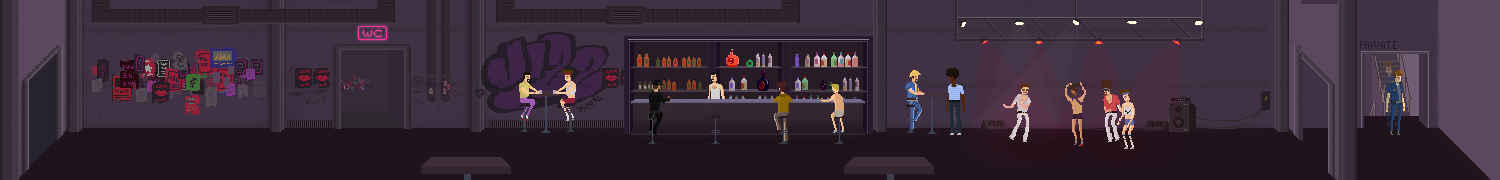
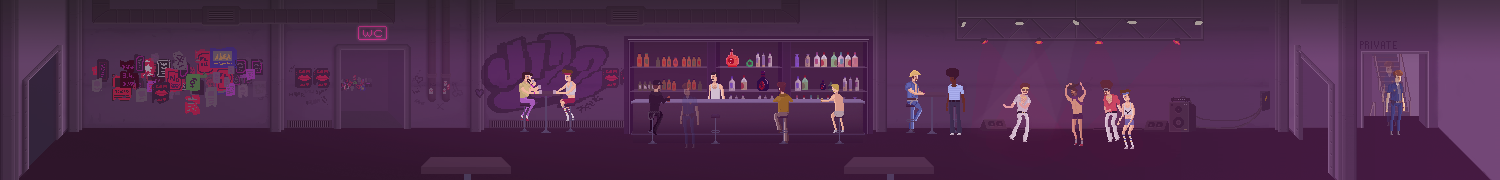
Revision of a layered 1500x180 image; what changed, layer by layer:
showed "Layer 8" over [0, 0, 1500, 64]
showed "Layer 10" over [0, 0, 1500, 180]
showed "Layer 4" over [0, 0, 1500, 180]
added group "slave()" (29%) with 3 layers above "playerspawn(hector) start()" over [680, 83, 699, 148]
added layer "player" (2nd of 2, in "slave()") in group "slave()" over [680, 83, 699, 148]
moved "playerspawn(hector) start()" out of group "dance" over [1386, 70, 1405, 135]
showed "2" (1st of 5, in "drinkingman subanim(0.2)") over [519, 72, 541, 121]
showed "3" (1st of 5, in "drinkingman subanim(0.2)") over [519, 72, 537, 121]
showed "4" (1st of 5, in "drinkingman subanim(0.2)") over [519, 72, 537, 121]
showed "5" (1st of 5, in "drinkingman subanim(0.2)") over [519, 72, 537, 121]
showed "6" (1st of 4, in "drinkingman subanim(0.2)") over [519, 72, 541, 121]
